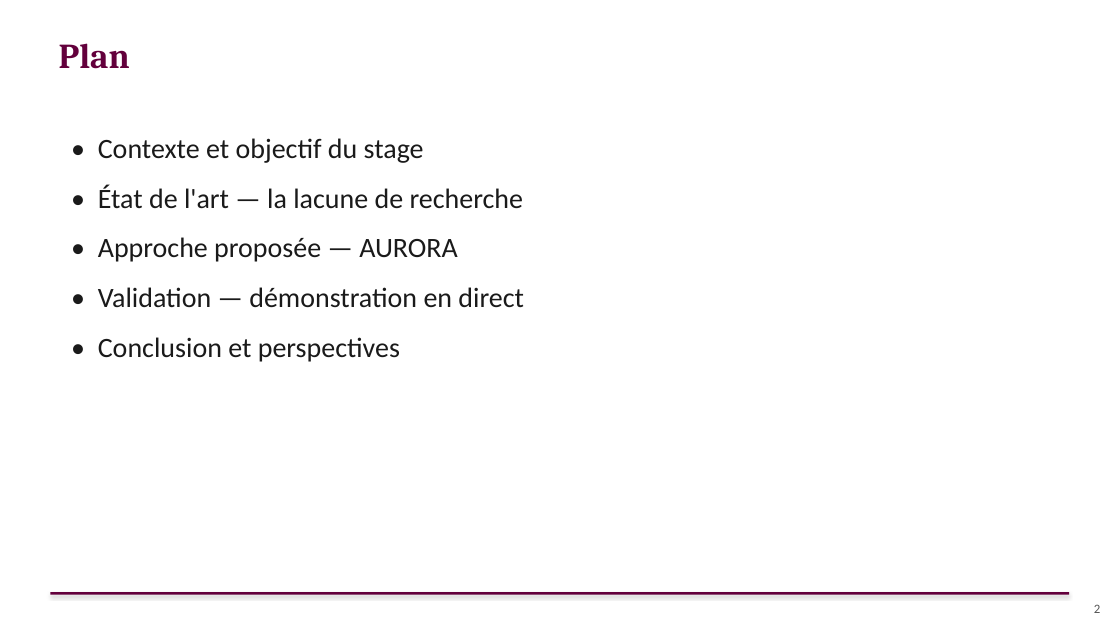
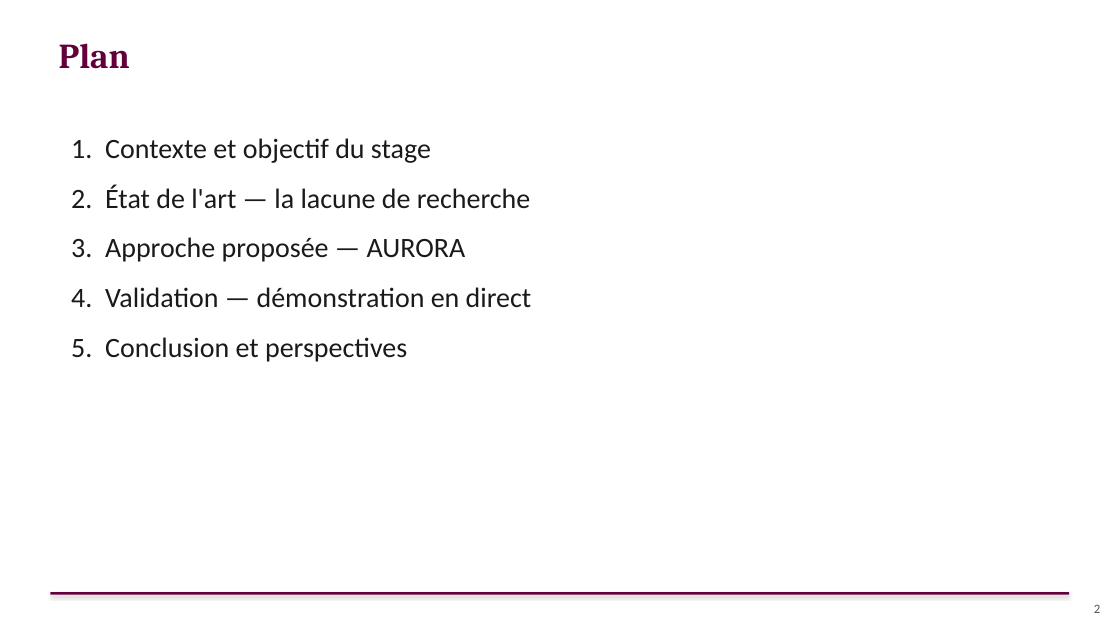
Before and after one commit to sitaacisse-boop/EDI, a slide deck: slide 2 of presentation/AURORA_Soutenance_FR.pptx. Drawn at 1120x630 pixels with LibreOffice and Linux fonts; fonts in the diff are those of the drawing. Boxes give left, top, right and bottom in pixels: in the first picture for what was removed or moved away, otherwise in the second. Text is boxed around its words. In the diff, an @@ line names an element or a change of style, - is before the commit and + after.

Commit message:
Applique les corrections de Malek sur le PowerPoint
- Slide 1 : "Prof. Zoubida Kedad" (cohérent avec "Prof. Malek Mouhoub")
- Slide 2 (Plan) : puces numérotées 1-5, comme demandé
- Slide 3 : précise "(Saskatchewan, Canada)"
- Slide 4 : "jamais la préservation de l'équité" -> "...de l'EDI"
- Slide 10 : éclate la puce dense (RMP+OpenAlex+libimseti sur 2 lignes)
  en une puce par jeu de données, plus lisible à l'oral

```diff
--- a/presentation/AURORA_Soutenance_FR.pptx
+++ b/presentation/AURORA_Soutenance_FR.pptx
@@ text at (x1=71, y1=138, x2=532, y2=362): text changed @@
-• Contexte et objectif du stage
-• État de l'art — la lacune de recherche
-• Approche proposée — AURORA
-• Validation — démonstration en direct
-• Conclusion et perspectives
+1. Contexte et objectif du stage
+2. État de l'art — la lacune de recherche
+3. Approche proposée — AURORA
+4. Validation — démonstration en direct
+5. Conclusion et perspectives
```
Also in this commit, not shown: 5 other slides changed.
